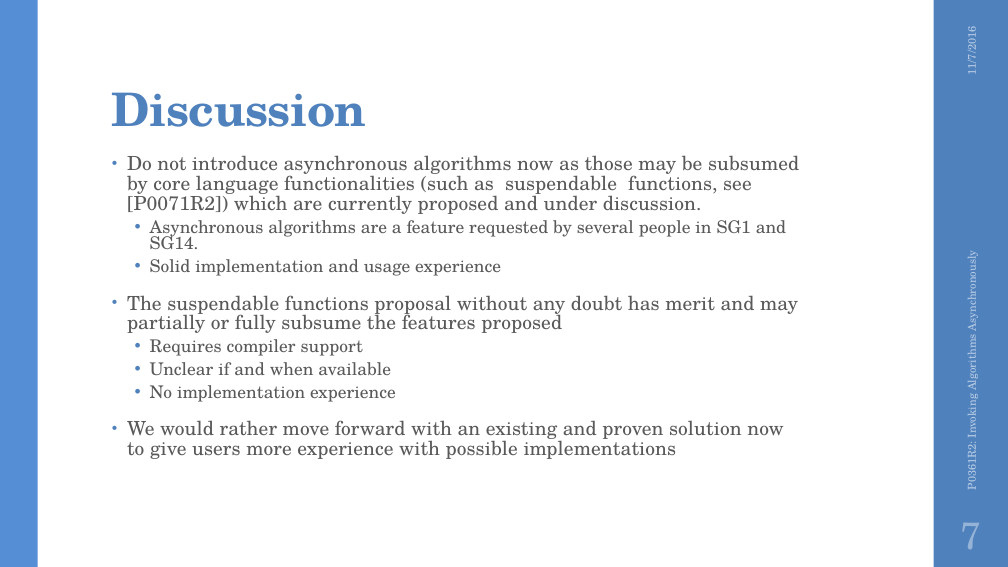
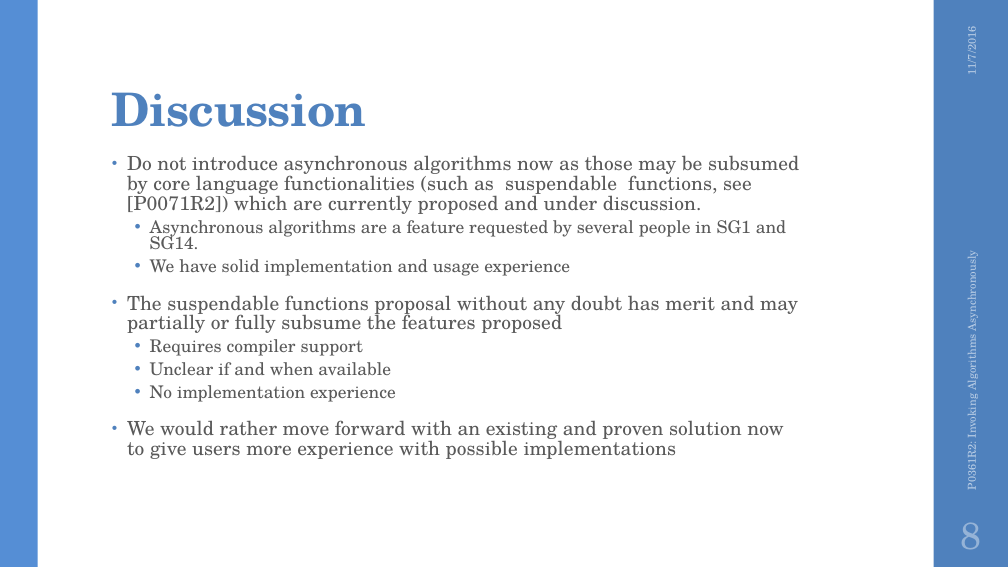
Before and after one commit to STEllAR-GROUP/P0361, a slide deck: slide 8 of P0361R1 - Invoking Algorithms Asynchronously.pptx (slide 7 before the commit). Drawn at 1008x567 pixels with LibreOffice and Linux fonts; fonts in the diff are those of the drawing; background and template pictures are left out. Boxes give left, top, right and bottom in pixels: in the first picture for what was removed or moved away, otherwise in the second. Text is boxed around its words. In the diff, an @@ line names an element or a change of style, - is before the commit and + after.

Commit message:
Updating slides, more discussion, more examples

```diff
--- a/P0361R1 - Invoking Algorithms Asynchronously.pptx
+++ b/P0361R1 - Invoking Algorithms Asynchronously.pptx
@@ text at (150, 259, 570, 276): text changed @@
-  • Solid implementation and usage experience
+  • We have solid implementation and usage experience
@@ page number at (961, 523, 982, 549): text changed @@
-7
+8
```
Also in this commit, not shown: 1 other slide changed, 2 slides added, 1 other file.
